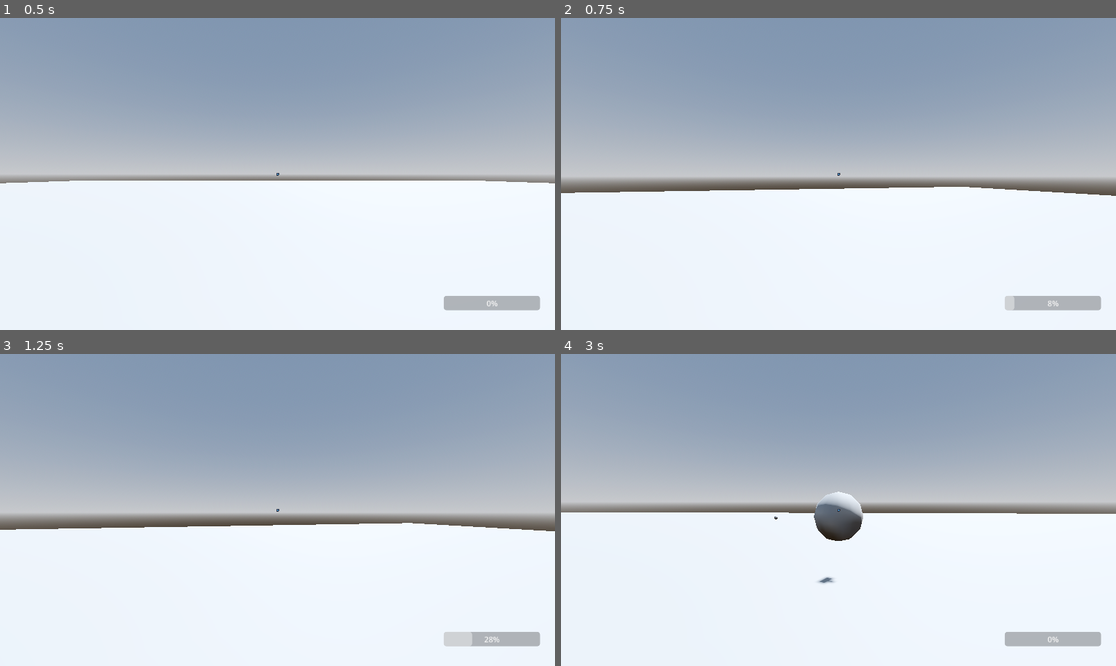
Above: before the commit, frames 1-4 (two rows, left to right).
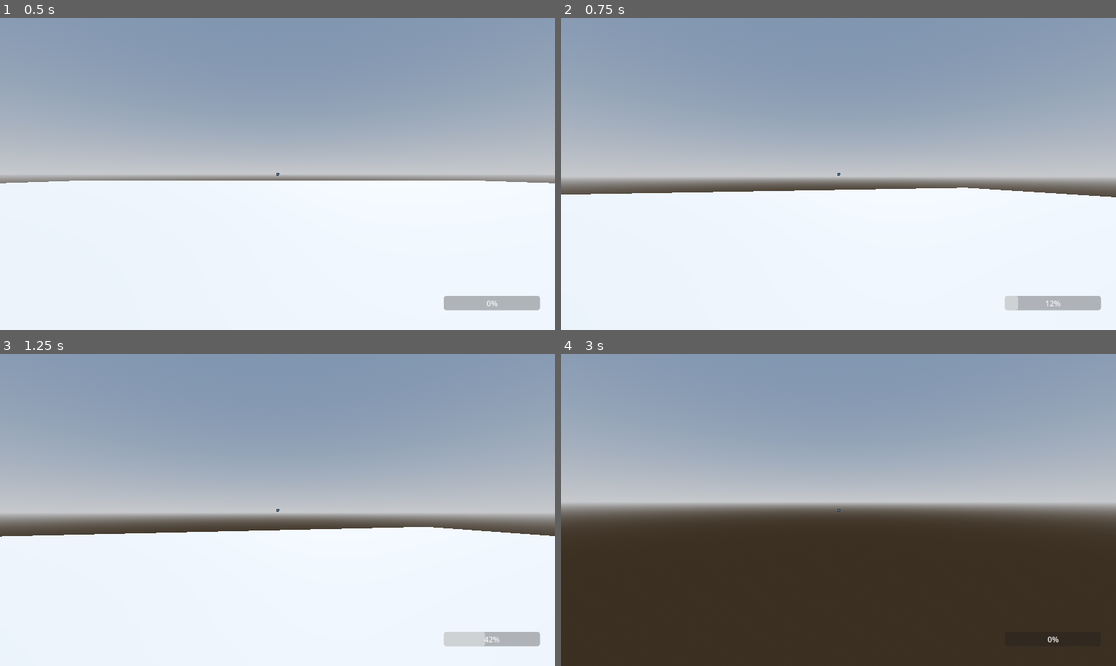
Above: after the commit, the same moments.

Repository: HappyFork/gwj76
Game: Godot game, scene res://proto.tscn
Same seed, same stepped clock (60 frames per second), same inputs: the game is played once before the commit and once after it. The engine's default icon, where the game draws it, is replaced by a stand-in: a white triangle on a blue panel in a dark square.
Inputs (mouse positions are in pixels of both pictures, inside the frame that each line leads up to):
- Up to frame 1 (0.5 s): no input
- Up to frame 2 (0.75 s): tap Enter (ui_accept) at 0.5 s; move the mouse to (866, 174) at 0.52 s; press the mouse at (866, 174) at 0.53 s; hold W (move_forward) from 0.53 s (still down)
- Up to frame 3 (1.25 s): keep holding W (move_forward); tap Enter (ui_accept) at 0.77 s
- Up to frame 4 (3 s): keep holding W (move_forward); move the mouse to (810, 510) at 1.27 s; release the mouse at (810, 510) at 1.28 s; click (810, 510) at 1.35 s; tap Enter (ui_accept) at 1.52 s; move the mouse to (849, 503) at 2.02 s; press the mouse at (849, 503) at 2.03 s; move the mouse to (832, 516) at 2.77 s; release the mouse at (832, 516) at 2.78 s; click (832, 516) at 2.85 s

Frame 1 is identical in both runs. In frame 2, 0.5% of the frame differs, in the area x 0-100%, y 54-94%; in frame 3, 1.7%; in frame 4, 49%, in the area x 0-100%, y 44-100%.

Commit message:
Frozen and Rescuing states
currently bugged

Diff:
--- /dev/null
+++ b/assets/blue_mat.tres
@@ -0,0 +1,4 @@
+[gd_resource type="StandardMaterial3D" format=3 uid="uid://l5umgngi6eg2"]
+
+[resource]
+albedo_color = Color(0, 0, 1, 1)
--- /dev/null
+++ b/assets/red_mat.tres
@@ -0,0 +1,4 @@
+[gd_resource type="StandardMaterial3D" format=3 uid="uid://8n6mbga7x1ur"]
+
+[resource]
+albedo_color = Color(1, 0, 0, 1)
--- a/nodes/enemy.gd
+++ b/nodes/enemy.gd
@@ -1,20 +1,51 @@
+class_name Enemy
 extends CharacterBody3D
 
 
 const SPEED = 5.0
+const BLUE : StandardMaterial3D = preload("res://assets/blue_mat.tres")
+const RED : StandardMaterial3D = preload("res://assets/red_mat.tres")
+enum States {WAITING, WANDERING, FLEEING, RESCUING, FROZEN}
 @onready var navagent := $NavigationAgent3D
-@onready var wtimer = $WaitTimer
-enum States {WAITING, WANDERING, FLEEING, RESCUING, FROZEN}
+@onready var wtimer := $WaitTimer
+@onready var mesh := $CSGMesh3D
 var state : States = States.WAITING
+var aware : Array[Node3D] = []
+var rescue_target : Enemy
 
 
 func _ready():
-	wtimer.timeout.connect( decide )
-	navagent.navigation_finished.connect( decide )
 	wtimer.start()
 
 
+func _process(delta: float) -> void:
+	$Debug.text = "State: "
+	match state:
+		States.WAITING:
+			$Debug.text += "WAITING"
+		States.WANDERING:
+			$Debug.text += "WANDERING"
+		States.FLEEING:
+			$Debug.text += "FLEEING"
+		States.RESCUING:
+			$Debug.text += "RESCUING"
+		States.FROZEN:
+			$Debug.text += "FROZEN"
+
+
 func _physics_process(delta):
+	if state == States.RESCUING and rescue_target.state != States.FROZEN:
+		rescue_target = null
+		decide()
+
+	# Check the bodies the enemy is aware of
+	if state not in [ States.FLEEING, States.RESCUING ]:
+		for b in aware:
+			if b is Enemy and b.state == States.FROZEN:
+				rescue_target = b
+				change_state( States.RESCUING )
+
+	# If the enemy can move, it does
 	if state in [ States.WANDERING, States.FLEEING, States.RESCUING ]:
 		var destination = navagent.get_next_path_position()
 		var direction = (destination - global_position).normalized()
@@ -32,14 +63,36 @@
 
 
 func change_state( new_state: int ) -> void:
+	# First, if changing to a new state from frozen
+	if state == States.FROZEN and new_state != States.FROZEN:
+		mesh.set_material( RED )
+
+	# Then, change the state and figure out new behavior
 	state = new_state
 	match state:
 		States.WAITING:
 			wtimer.start()
 		States.WANDERING:
 			choose_random_location()
+		States.FROZEN:
+			mesh.set_material( BLUE )
 
 
 func choose_random_location():
 	var random_position = Vector3( randf_range(-29.0,29.0), -0.5, randf_range(-29.0,29.0) )
 	navagent.set_target_position( random_position )
+
+
+func _on_awareness_body_entered(body: Node3D) -> void:
+	if body not in aware and body != self:
+		aware.append( body )
+
+
+func _on_awareness_body_exited(body: Node3D) -> void:
+	while aware.has( body ):
+		aware.erase( body )
+
+
+func _on_touching_area_entered(area: Area3D) -> void:
+	if area.get_parent() is Enemy and state == States.FROZEN:
+		decide()
--- a/nodes/enemy.tscn
+++ b/nodes/enemy.tscn
@@ -1,6 +1,7 @@
-[gd_scene load_steps=5 format=3 uid="uid://bfph3e74nk647"]
+[gd_scene load_steps=8 format=3 uid="uid://bfph3e74nk647"]
 
 [ext_resource type="Script" path="res://nodes/enemy.gd" id="1_yvb76"]
+[ext_resource type="Material" uid="uid://8n6mbga7x1ur" path="res://assets/red_mat.tres" id="2_3p6iv"]
 
 [sub_resource type="CapsuleShape3D" id="CapsuleShape3D_bc152"]
 height = 1.5
@@ -8,8 +9,14 @@
 [sub_resource type="CapsuleMesh" id="CapsuleMesh_mdmvw"]
 height = 1.5
 
-[sub_resource type="StandardMaterial3D" id="StandardMaterial3D_wwylf"]
-albedo_color = Color(1, 0, 0, 1)
+[sub_resource type="SphereShape3D" id="SphereShape3D_lh40d"]
+radius = 6.0
+
+[sub_resource type="BoxShape3D" id="BoxShape3D_5wtkh"]
+size = Vector3(3, 3, 20)
+
+[sub_resource type="SphereShape3D" id="SphereShape3D_86vur"]
+radius = 1.0
 
 [node name="Enemy" type="CharacterBody3D"]
 script = ExtResource("1_yvb76")
@@ -19,10 +26,34 @@
 
 [node name="CSGMesh3D" type="CSGMesh3D" parent="."]
 mesh = SubResource("CapsuleMesh_mdmvw")
-material = SubResource("StandardMaterial3D_wwylf")
+material = ExtResource("2_3p6iv")
 
 [node name="NavigationAgent3D" type="NavigationAgent3D" parent="."]
 debug_enabled = true
 
 [node name="WaitTimer" type="Timer" parent="."]
 one_shot = true
+
+[node name="Awareness" type="Area3D" parent="."]
+
+[node name="CollisionShape3D" type="CollisionShape3D" parent="Awareness"]
+shape = SubResource("SphereShape3D_lh40d")
+
+[node name="CollisionShape3D2" type="CollisionShape3D" parent="Awareness"]
+transform = Transform3D(1, 0, 0, 0, 1, 0, 0, 0, 1, 0, 0, 9)
+shape = SubResource("BoxShape3D_5wtkh")
+
+[node name="Touching" type="Area3D" parent="."]
+
+[node name="CollisionShape3D" type="CollisionShape3D" parent="Touching"]
+shape = SubResource("SphereShape3D_86vur")
+
+[node name="Debug" type="Label3D" parent="."]
+transform = Transform3D(1, 0, 0, 0, 1, 0, 0, 0, 1, 0, 2, 0)
+billboard = 1
+
+[connection signal="target_reached" from="NavigationAgent3D" to="." method="decide"]
+[connection signal="timeout" from="WaitTimer" to="." method="decide"]
+[connection signal="body_entered" from="Awareness" to="." method="_on_awareness_body_entered"]
+[connection signal="body_exited" from="Awareness" to="." method="_on_awareness_body_exited"]
+[connection signal="area_entered" from="Touching" to="." method="_on_touching_area_entered"]
--- a/nodes/player.gd
+++ b/nodes/player.gd
@@ -2,8 +2,8 @@
 extends CharacterBody3D
 
 
-const SPEED = 5.0
-const JUMP_VELOCITY = 4.5
+const SPEED = 10.0
+const JUMP_VELOCITY = 5.0
 
 var snowball = preload("res://nodes/snowball.tscn")
 var sball_inst
@@ -13,7 +13,7 @@
 @export var TILT_LOWER_LIMIT := -PI/2
 @export var TILT_UPPER_LIMIT := PI/2
 @export var TURN_DAMP = 250.0
-@export var POWER_GROWTH = 20.0
+@export var POWER_GROWTH = 30.0
 @export var POWER_LIMIT = 50.0
 
 @onready var camera = $Camera3D
@@ -58,7 +58,6 @@
 		velocity.y = JUMP_VELOCITY
 
 	# Get the input direction and handle the movement/deceleration.
-	# As good practice, you should replace UI actions with custom gameplay actions.
 	var input_dir = Input.get_vector("move_left", "move_right", "move_forward", "move_backward")
 	var direction = (transform.basis * Vector3(input_dir.x, 0, input_dir.y)).normalized()
 	if direction:
@@ -75,8 +74,7 @@
 		throw_snowball() # Fire using built-up energy
 		shoot_energy = 0.0 # Reset shoot energy
 	elif Input.is_action_pressed( "shoot" ):
-		# Increase by an arbitrary amount. I'll tweak this
-		# before making it a constant
+		# Increase by an arbitrary amount
 		shoot_energy += ( POWER_GROWTH * delta )
 		if shoot_energy >= POWER_LIMIT:
 			shoot_energy = POWER_LIMIT
--- a/nodes/player.tscn
+++ b/nodes/player.tscn
@@ -4,7 +4,7 @@
 
 [sub_resource type="CapsuleShape3D" id="CapsuleShape3D_56b1l"]
 
-[node name="CharacterBody3D" type="CharacterBody3D"]
+[node name="Player" type="CharacterBody3D"]
 transform = Transform3D(1, 0, 0, 0, 1, 0, 0, 0, 1, 0, 1, 0)
 script = ExtResource("1_cubtl")
 
--- /dev/null
+++ b/nodes/snowball.gd
@@ -0,0 +1,14 @@
+extends RigidBody3D
+
+
+var bounced = false
+
+
+func _on_body_entered(body: Node) -> void:
+	if body is Enemy:
+		body.change_state( body.States.FROZEN )
+		queue_free()
+	elif bounced:
+		queue_free()
+	else:
+		bounced = true
--- a/nodes/snowball.tscn
+++ b/nodes/snowball.tscn
@@ -1,12 +1,23 @@
-[gd_scene load_steps=2 format=3 uid="uid://cu5r15odopfld"]
+[gd_scene load_steps=4 format=3 uid="uid://cu5r15odopfld"]
+
+[ext_resource type="Script" path="res://nodes/snowball.gd" id="1_lau5j"]
+
+[sub_resource type="PhysicsMaterial" id="PhysicsMaterial_8rik3"]
+bounce = 0.5
 
 [sub_resource type="SphereShape3D" id="SphereShape3D_6unwy"]
 radius = 0.121752
 
 [node name="Snowball" type="RigidBody3D"]
+physics_material_override = SubResource("PhysicsMaterial_8rik3")
+contact_monitor = true
+max_contacts_reported = 5
+script = ExtResource("1_lau5j")
 
 [node name="CollisionShape3D" type="CollisionShape3D" parent="."]
 shape = SubResource("SphereShape3D_6unwy")
 
 [node name="CSGSphere3D" type="CSGSphere3D" parent="."]
 radius = 0.1
+
+[connection signal="body_entered" from="." to="." method="_on_body_entered"]
--- a/nodes/ui.tscn
+++ b/nodes/ui.tscn
@@ -19,6 +19,24 @@
 offset_bottom = -41.0
 grow_horizontal = 0
 grow_vertical = 0
+
+[node name="TextureRect" type="TextureRect" parent="."]
+custom_minimum_size = Vector2(5, 5)
+anchors_preset = 8
+anchor_left = 0.5
+anchor_top = 0.5
+anchor_right = 0.5
+anchor_bottom = 0.5
+offset_left = -2.5
+offset_top = -2.5
+offset_right = 2.5
+offset_bottom = 2.5
+grow_horizontal = 2
+grow_vertical = 2
+size_flags_horizontal = 4
+size_flags_vertical = 4
+texture = ExtResource("2_ga38c")
+expand_mode = 1
 
 [node name="ColorRect" type="ColorRect" parent="."]
 visible = false
@@ -100,24 +118,6 @@
 layout_mode = 2
 metadata/_tab_index = 3
 
-[node name="TextureRect" type="TextureRect" parent="."]
-custom_minimum_size = Vector2(5, 5)
-anchors_preset = 8
-anchor_left = 0.5
-anchor_top = 0.5
-anchor_right = 0.5
-anchor_bottom = 0.5
-offset_left = -0.5
-offset_top = -0.5
-offset_right = 0.5
-offset_bottom = 0.5
-grow_horizontal = 2
-grow_vertical = 2
-size_flags_horizontal = 4
-size_flags_vertical = 4
-texture = ExtResource("2_ga38c")
-expand_mode = 1
-
 [connection signal="pressed" from="ColorRect/TabContainer/General/QuitButton" to="." method="_on_quit_button_pressed"]
 [connection signal="pressed" from="ColorRect/TabContainer/General/DefaultButton" to="." method="_on_default_button_pressed"]
 [connection signal="value_changed" from="ColorRect/TabContainer/General/MSenseSlide" to="." method="_on_m_sense_slide_value_changed"]
--- a/proto.tscn
+++ b/proto.tscn
@@ -38,11 +38,14 @@
 use_collision = true
 size = Vector3(60, 1, 60)
 
-[node name="CharacterBody3D" parent="." instance=ExtResource("1_p1d7f")]
+[node name="Player" parent="." instance=ExtResource("1_p1d7f")]
 transform = Transform3D(1, 0, 0, 0, 1, 0, 0, 0, 1, 0, -0.5, 0)
 
 [node name="Enemy" parent="." instance=ExtResource("3_0obmh")]
 transform = Transform3D(1, 0, 0, 0, 1, 0, 0, 0, 1, 14.3974, -0.75, 0)
 
+[node name="Enemy2" parent="." instance=ExtResource("3_0obmh")]
+transform = Transform3D(1, 0, 0, 0, 1, 0, 0, 0, 1, -13.446, -0.75, 14.113)
+
 [node name="UI" parent="." node_paths=PackedStringArray("player") instance=ExtResource("3_xt4sx")]
-player = NodePath("../CharacterBody3D")
+player = NodePath("../Player")
